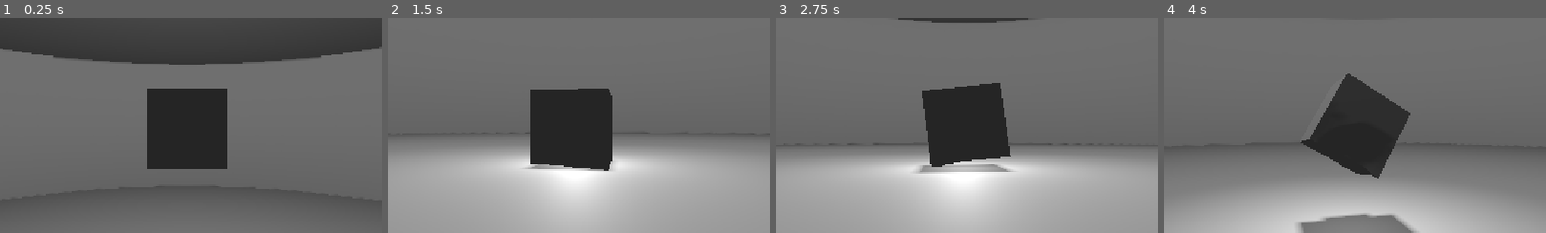
Above: before the commit, frames 1-4 (left to right).
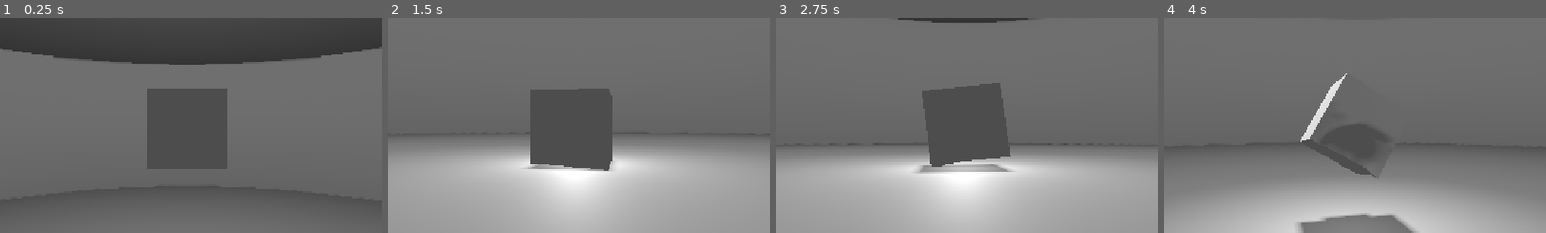
Above: after the commit, the same moments.

Repository: Sgedelta/orbscape
Game: Godot game, scene res://assets/maybe_real_game/level_base.tscn
The game is run twice, just before and just after one commit, with the same random seed, the same clock (stepped at 60 frames per second) and the same inputs. The project has no main scene, so this scene is started directly.
Inputs (mouse positions are % of the whole screen's width and height, from its top left):
- Up to frame 1 (0.25 s): no input
- Up to frame 2 (1.5 s): tap Enter at 0.5 s; move the mouse to (55, 50) at 0.52 s; tap Mouse wheel down (backward) at 0.6 s; click (55, 50) at 0.77 s; move the mouse to (45, 50) at 1.27 s; tap Mouse wheel up (forward) at 1.35 s
- Up to frame 3 (2.75 s): click (45, 50) at 1.52 s; move the mouse to (52, 48) at 2.02 s; tap Mouse wheel down (backward) at 2.1 s
- Up to frame 4 (4 s): move the mouse to (49, 52) at 2.77 s; tap Mouse wheel up (forward) at 2.85 s; click (49, 52) at 3.02 s; move the mouse to (57, 51) at 3.52 s; tap Mouse wheel down (backward) at 3.6 s; click (57, 51) at 3.77 s
The pictures show only the part of the screen within x 26-76%, y 24-74%; the shares and areas given below are measured in that part.

The runs differ from the first frame. In frame 1, 7.8% of the frame differs, in the area x 38-60%, y 32-71%; in frame 2, 7.7%; in frame 3, 7.2%; in frame 4, 8.2%, in the area x 35-65%, y 25-75%.

Commit message:
david texture

Diff:
--- a/assets/random_bs_go/test_player_controller.gd
+++ b/assets/random_bs_go/test_player_controller.gd
@@ -11,6 +11,7 @@
 @export var sensitivity = 1.0
 @export var jump_str = 5.0
 @export var jump_count = 1
+@export var ball_texture : Texture2D
 var used_jumps = 0;
 
 
@@ -40,6 +41,11 @@
 	engine_mesh.visible = false;
 	square_off()
 	#deform(Vector3(0, -.5, .5), Vector3(0, -1, 1))
+
+	var mat := StandardMaterial3D.new()
+	mat.albedo_texture = ball_texture
+	mesh_instance.material_override = mat
+
 	make_collision_shape()
 	pass # Replace with function body.
 
Binary file added: assets/random_bs_go/david.png
Not shown, added: assets/random_bs_go/david.png.import
